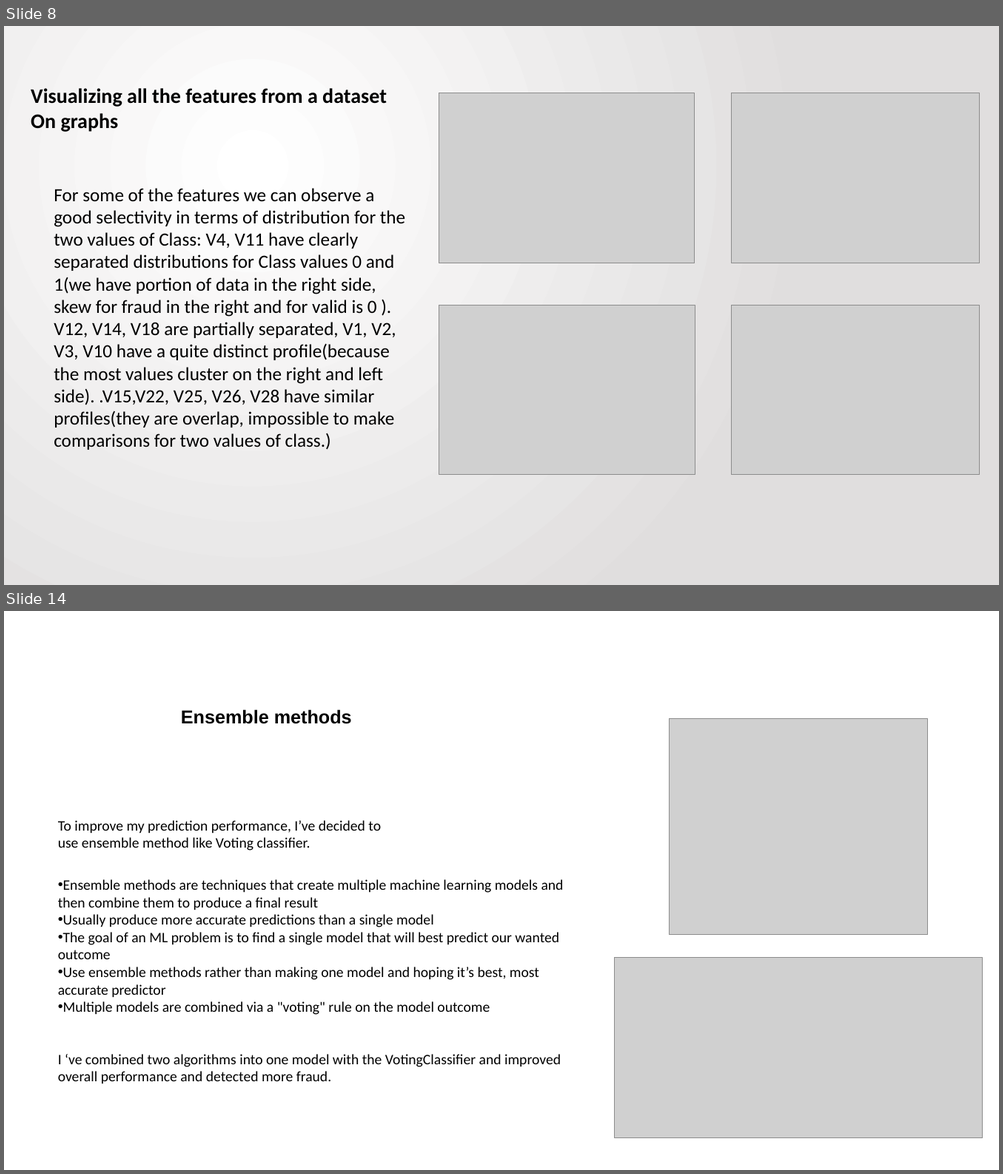
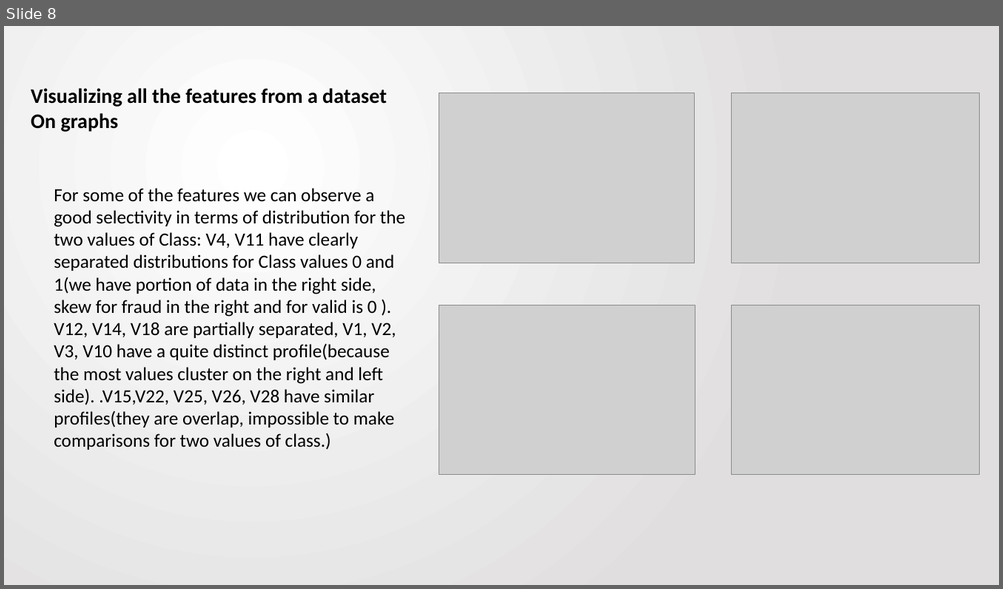
Before and after one commit to Nastaranra/Springboard_Project, a slide deck: Unit 20/Final_Presentation_Credit_card_Fraud_Detection.pptx. Shown one above the other, each under a label of ours: slides 8 and 14 before the commit, slide 8 after it; the slides between them are not shown. The pictures are 1003x1174 and 1003x589 pixels, drawn with LibreOffice and Linux fonts; fonts in the diff are those of the drawing; grey boxes stand for pictures. Boxes give left, top, right and bottom in pixels: in the first picture for what was removed or moved away, otherwise in the second. Text is boxed around its words. In the diff, an @@ line names an element or a change of style, - is before the commit and + after.

```diff
--- a/Unit 20/Final_Presentation_Credit_card_Fraud_Detection.pptx
+++ b/Unit 20/Final_Presentation_Credit_card_Fraud_Detection.pptx
@@ slide 14 removed at <box>4,611,999,1170</box>, background #FFFFFF @@
@@ text removed at <box>181,709,352,724</box> @@
-Ensemble methods
@@ picture removed at <box>669,718,928,935</box> @@
@@ text removed at <box>58,820,381,851</box> @@
-To improve my prediction performance, I’ve decided to
-use ensemble method like Voting classifier.
@@ text removed at <box>58,880,563,1084</box> @@
-• Ensemble methods are techniques that create multiple machine learning models and then combine them to produce a final result
-• Usually produce more accurate predictions than a single model
-• The goal of an ML problem is to find a single model that will best predict our wanted outcome
-• Use ensemble methods rather than making one model and hoping it’s best, most accurate predictor
-• Multiple models are combined via a "voting" rule on the model outcome
-I ‘ve combined two algorithms into one model with the VotingClassifier and improved overall performance and detected more fraud.
@@ picture removed at <box>614,958,982,1139</box> @@
```
Also in this commit, not shown: 8 slides changed, 2 other slides removed.
